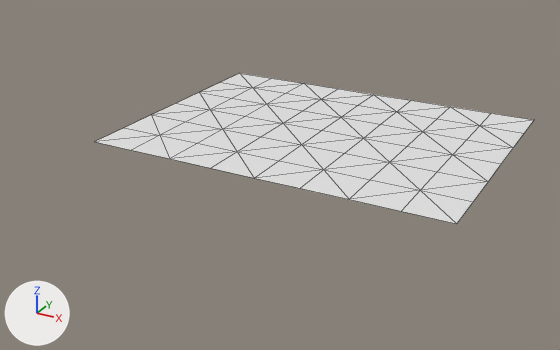
Two versions of the OBJ model assets/maps/chunks/terrain_lod2_-2_3.obj, one commit apart.
Camera for both pictures: a 50 mm camera at (-39.6, -334.3, 40.6) aimed at (-98.1, -227.9, -12.6). The lights are fixed; the arrows at lower left show +X, +Y and +Z. The older version comes first. Mesh edges are drawn as thin lines. Where no turn or scale is listed for an object, it has been applied to the vertices.

Objects in the first picture: 'terrain_lod2_-2_3'.
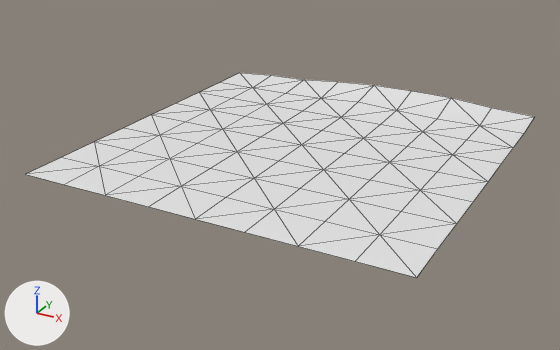
Edits to the bpy script that builds the scene:
```text
Change me_terrain_lod2__2_3:
    used by ob_terrain_lod2__2_3; location = (0.0, 0.0, 0.0)
    verts and faces of me_terrain_lod2__2_3; kept vertices keep their numbers, new ones are numbered from 63
    before: 0 (-128.0, -192.0, -8.0) at pixel (239, 73), 3 (-120.0, -192.0, -8.0) at pixel (271, 78), 4 (-112.0, -192.0, -8.0) at pixel (304, 83), 5 (-112.0, -200.0, -8.0) at pixel (286, 93), 6 (-104.0, -200.0, -8.0) at pixel (321, 99)
    before: 7 (-104.0, -192.0, -8.0) at pixel (338, 88), 8 (-96.0, -192.0, -8.0) at pixel (373, 94), 9 (-96.0, -200.0, -8.0) at pixel (358, 105), 10 (-88.0, -200.0, -8.0) at pixel (396, 111), 11 (-88.0, -192.0, -8.0) at pixel (411, 100)
    before: 12 (-80.0, -192.0, -8.0) at pixel (450, 106), 15 (-72.0, -192.0, -8.0) at pixel (491, 113), 16 (-64.0, -192.0, -8.0) at pixel (534, 119)
    remove me_terrain_lod2__2_3.from_pydata(...)  # 63 vertices, 96 faces; spans x -128.0..-64.0, y -240.0..-192.0, z -8.0
    add me_terrain_lod2__2_3.from_pydata(...)  # 81 vertices, 128 faces; spans x -128.0..-64.0, y -256.0..-192.0, z -8.0..-6.0
    me_terrain_lod2__2_3 part 1
    add verts[0] = (-128.0, -192.0, -7.9)  # moved, pixel (239, 72)
    add verts[5] = (-112.0, -200.0, -7.9)  # moved, pixel (286, 93)
    add verts[3] = (-120.0, -192.0, -7.3)  # moved, pixel (271, 75)
    add verts[16] = (-64.0, -192.0, -7.3)  # moved, pixel (534, 116)
    add verts[4] = (-112.0, -192.0, -7.2)  # moved, pixel (304, 79)
    add verts[9] = (-96.0, -200.0, -7.2)  # moved, pixel (358, 101)
    add verts[6] = (-104.0, -200.0, -7.7)  # moved, pixel (321, 98)
    add verts[7] = (-104.0, -192.0, -6.5)  # moved, pixel (338, 81)
    add verts[8] = (-96.0, -192.0, -6.0)  # moved, pixel (374, 85)
    add verts[11] = (-88.0, -192.0, -6.0)  # moved, pixel (411, 90)
    add verts[10] = (-88.0, -200.0, -7.6)  # moved, pixel (396, 110)
    add verts[12] = (-80.0, -192.0, -6.2)  # moved, pixel (451, 97)
    add verts[15] = (-72.0, -192.0, -6.9)  # moved, pixel (491, 107)
    me_terrain_lod2__2_3 part 2
    9 new vertices lie (0.0, -8.0, 0.0) away from vertices in x -128.0..-64.0, y -240.0, z -8.0
    9 new vertices lie (0.0, -8.0, 0.0) away from vertices in x -128.0..-64.0, y -248.0, z -8.0
    32 new faces join them
```

Pixel boxes [x1, y1, x2, y2] of what changed, in the pictures (560 x 350 px; the box of a moved part takes in the faces that stretch with it):
'terrain_lod2_-2_3', reshaped (16% wider, 36% taller): before [95, 73, 534, 224]; after [26, 73, 535, 278]
part 1 of me_terrain_lod2__2_3, moved or reshaped: before [221, 73, 534, 133]; after [221, 73, 535, 133]
part 2 of me_terrain_lod2__2_3, added: after [26, 142, 456, 278]
